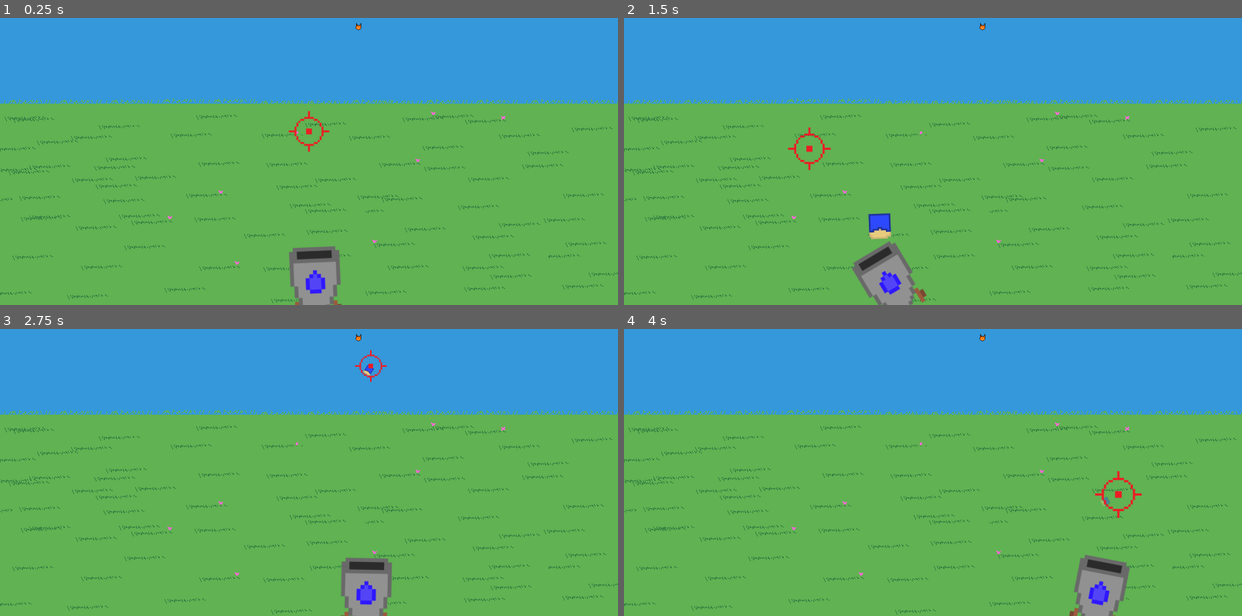
Above: before the commit, frames 1-4 (two rows, left to right).
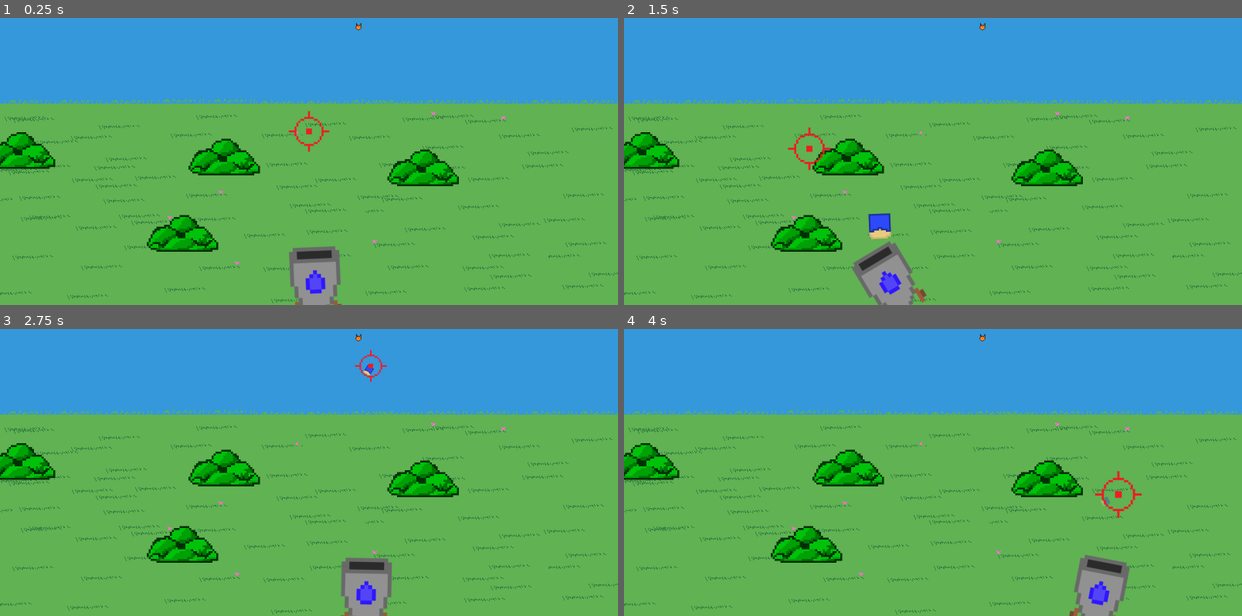
Above: after the commit, the same moments.

Repository: asterbot/uwgdc-game-jam-2025
Game: Godot game, scene res://scenes/main.tscn
Two runs of this game, one before a commit and one after it. Both use one fixed random seed, a clock stepped at 60 frames per second and the inputs below.
Inputs (mouse positions are in pixels of both pictures, inside the frame that each line leads up to):
- Up to frame 1 (0.25 s): no input
- Up to frame 2 (1.5 s): move the mouse to (1068, 112) at 0.52 s; press the mouse at (1068, 112) at 0.53 s; move the mouse to (809, 150) at 1.27 s; release the mouse at (809, 150) at 1.28 s; click (809, 150) at 1.35 s
- Up to frame 3 (2.75 s): move the mouse to (370, 366) at 2.02 s; press the mouse at (370, 366) at 2.03 s
- Up to frame 4 (4 s): move the mouse to (902, 512) at 2.77 s; release the mouse at (902, 512) at 2.78 s; click (902, 512) at 2.85 s; move the mouse to (1118, 495) at 3.52 s; press the mouse at (1118, 495) at 3.53 s

The runs differ from the first frame. In frame 1, 4.0% of the frame differs, in the area x 0-75%, y 39-82%; in frame 2, 4.0%; in frame 3, 4.0%; in frame 4, 4.0%.

Commit message:
bushes spawn

Diff:
--- /dev/null
+++ b/scenes/bush.tscn
@@ -0,0 +1,8 @@
+[gd_scene load_steps=2 format=3 uid="uid://b70ahmxlos2kj"]
+
+[ext_resource type="Texture2D" uid="uid://c5qo1vhba13x2" path="res://assets/bush.png" id="1_o8wgp"]
+
+[node name="Bush" type="Node2D"]
+
+[node name="Sprite2D" type="Sprite2D" parent="."]
+texture = ExtResource("1_o8wgp")
--- /dev/null
+++ b/scenes/stage.gd
@@ -0,0 +1,36 @@
+extends CanvasLayer
+
+var bush_scene: PackedScene = preload("res://scenes/bush.tscn")
+
+func choose_random_numbers(lower: int, upper: int, n: int):
+	"""Return list of n random numbers in the range [lower,upper]"""
+	var nums = []
+	randomize()
+
+	while nums.size() < n:
+		var num = randi() % (upper - lower + 1) + lower
+		nums.append(num)
+
+	return nums
+
+
+# Called when the node enters the scene tree for the first time.
+func _ready() -> void:
+	var viewport_size: Vector2 = get_viewport().get_visible_rect().size
+	var width = viewport_size.x
+	var height = viewport_size.y
+
+	var num_bushes = 4
+	var bush_positions_y = choose_random_numbers(height/2,height,num_bushes)
+	var bush_positions_x = choose_random_numbers(0, width, num_bushes)
+	for i in range(num_bushes):
+		var bush = bush_scene.instantiate()
+		bush.position = Vector2(bush_positions_x[i], bush_positions_y[i])
+		bush.z_index = -1 # TODO: not sure about this
+		add_child(bush)
+
+
+# Called every frame. 'delta' is the elapsed time since the previous frame.
+func _process(delta: float) -> void:
+
+	pass
--- a/scenes/stage.tscn
+++ b/scenes/stage.tscn
@@ -1,8 +1,10 @@
-[gd_scene load_steps=2 format=3 uid="uid://did6iwr131182"]
+[gd_scene load_steps=3 format=3 uid="uid://did6iwr131182"]
 
+[ext_resource type="Script" path="res://scenes/stage.gd" id="1_5bbjf"]
 [ext_resource type="Texture2D" uid="uid://buqokf3blfkrm" path="res://assets/background.png" id="1_gafqd"]
 
 [node name="Stage" type="CanvasLayer"]
+script = ExtResource("1_5bbjf")
 
 [node name="TextureRect" type="TextureRect" parent="."]
 z_index = -1
Not shown: 1 places in scenes/cutscene.tscn that only renumber resources
